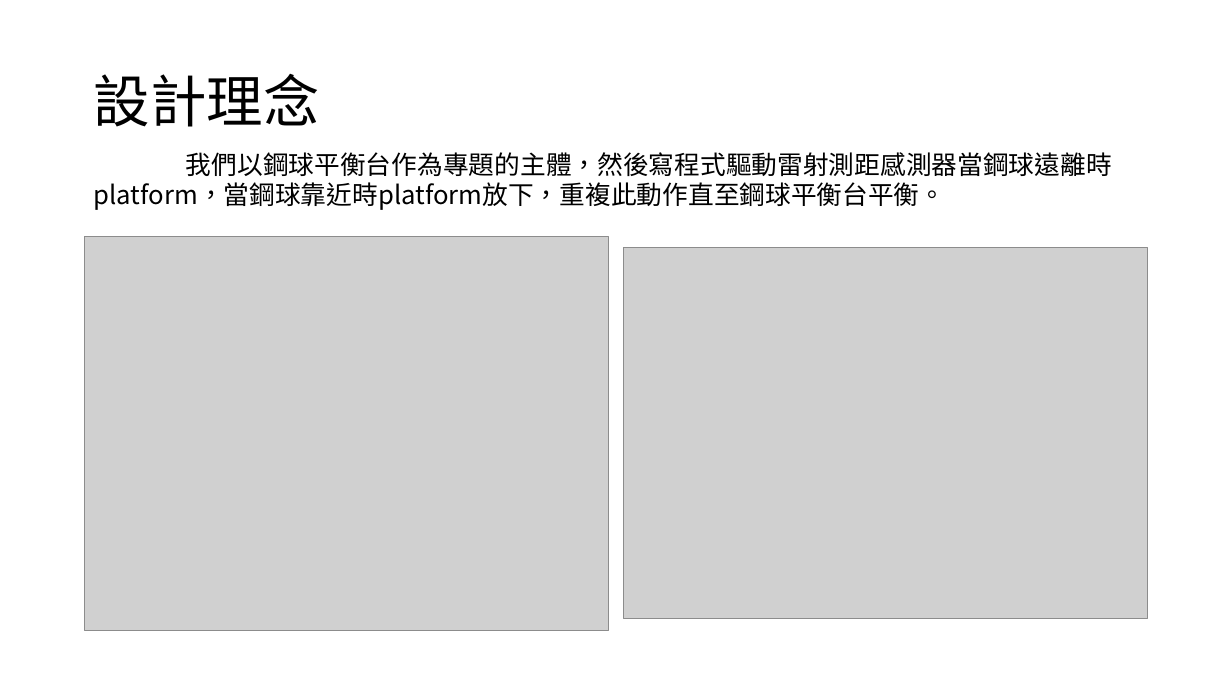
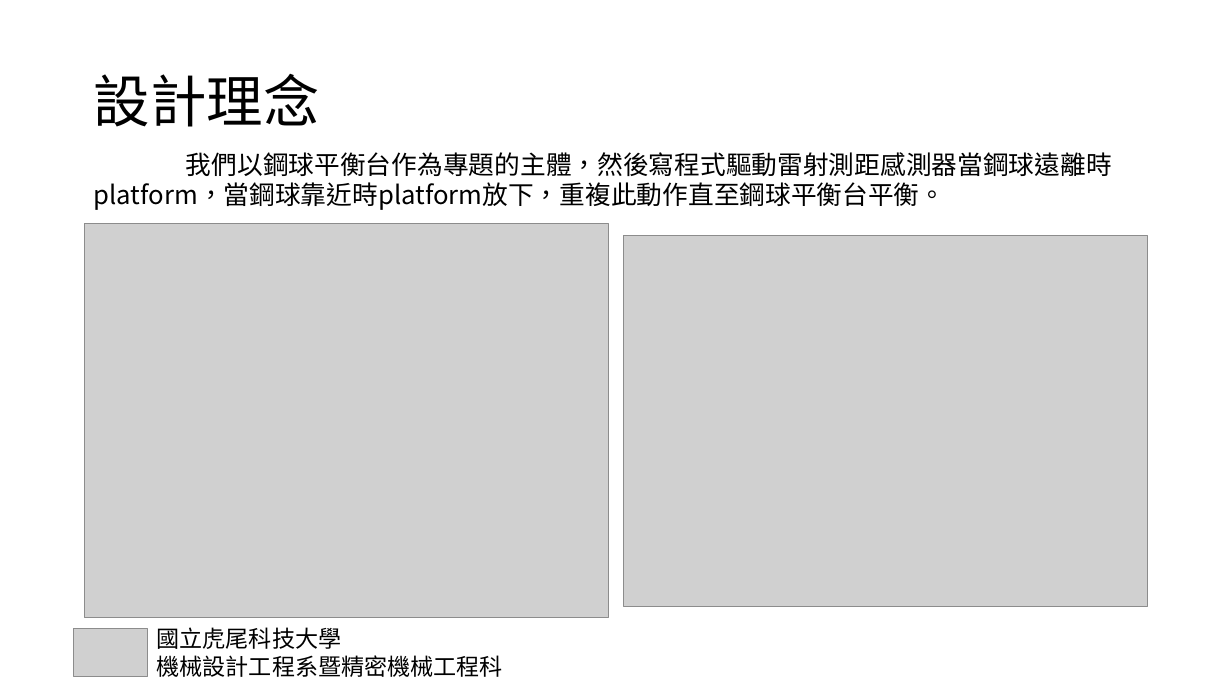
Before and after one commit to snowfall-killer/pj4101, a slide deck: slide 17 of PPT/專題報告PPT.pptx. Drawn at 1232x693 pixels with LibreOffice and Linux fonts; fonts in the diff are those of the drawing; grey boxes stand for pictures. Boxes give left, top, right and bottom in pixels: in the first picture for what was removed or moved away, otherwise in the second. Text is boxed around its words. In the diff, an @@ line names an element or a change of style, - is before the commit and + after.

```diff
--- a/PPT/專題報告PPT.pptx
+++ b/PPT/專題報告PPT.pptx
@@ picture: place and size @@
-picture at bbox=[85, 237, 609, 630]
+picture at bbox=[85, 224, 609, 617]
@@ picture: place and size @@
-picture at bbox=[624, 248, 1148, 618]
+picture at bbox=[624, 235, 1148, 605]
@@ picture added at bbox=[74, 628, 148, 677] @@
@@ text added at bbox=[157, 627, 503, 677], 18 pt, text #000000 @@
+國立虎尾科技大學
+機械設計工程系暨精密機械工程科
```
Also in this commit, not shown: 19 other slides changed.
